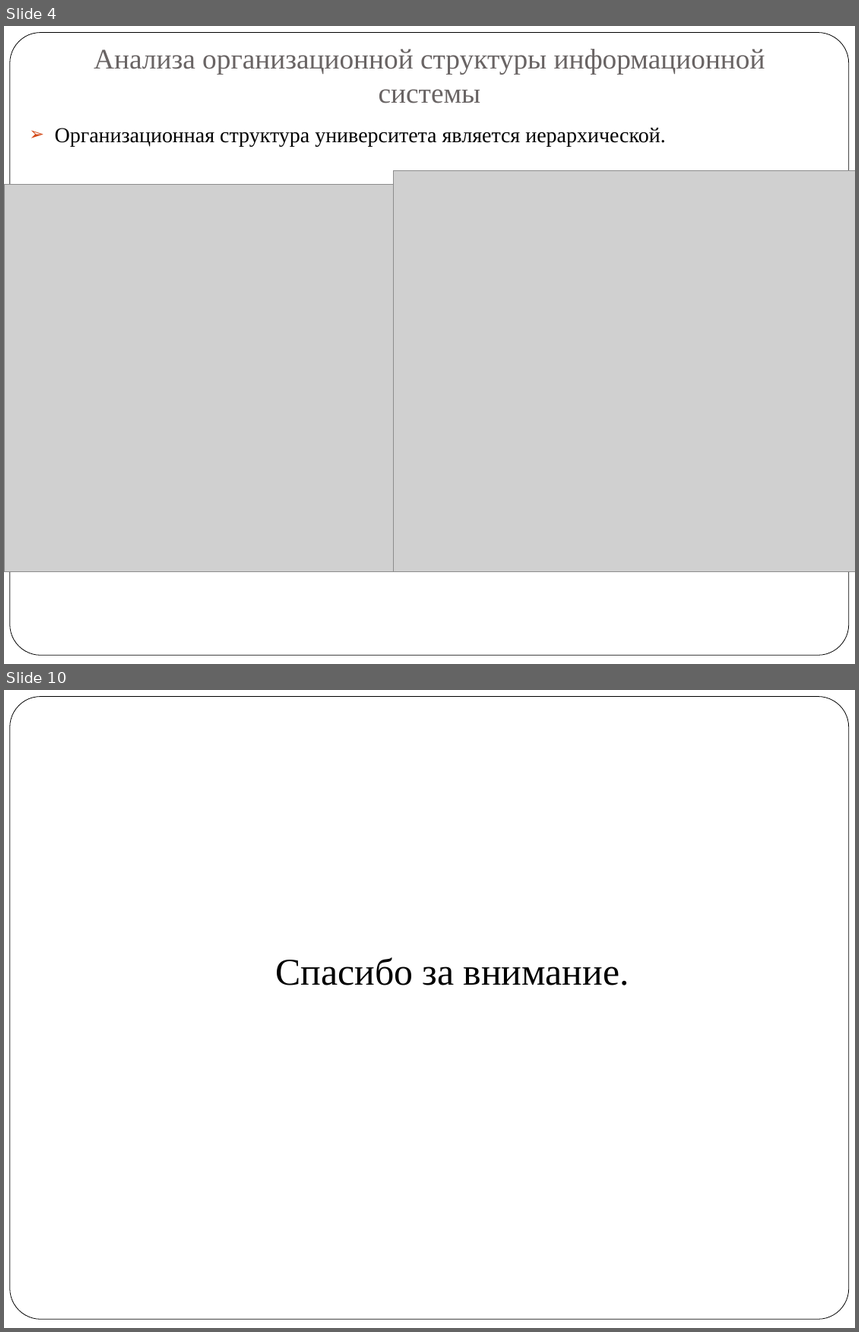
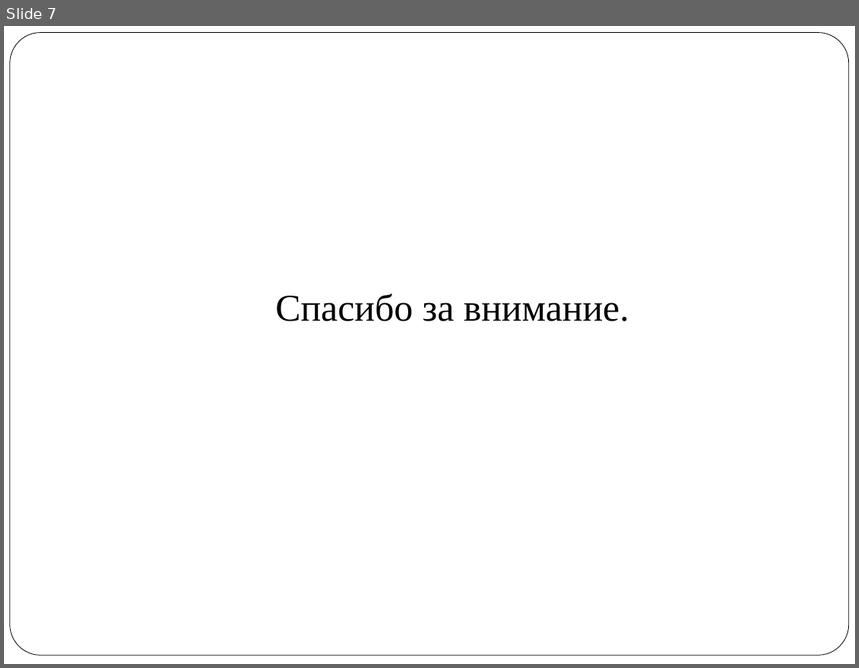
Before and after one commit to vlad324/diploma-rfe, a slide deck: diploma_radkevich.pptx. Shown one above the other, each under a label of ours: slides 4 and 10 before the commit, slide 7 after it; the slides between them are not shown. The pictures are 859x1332 and 859x668 pixels, drawn with LibreOffice and Linux fonts; fonts in the diff are those of the drawing; grey boxes stand for pictures. Boxes give left, top, right and bottom in pixels: in the first picture for what was removed or moved away, otherwise in the second. Text is boxed around its words. In the diff, an @@ line names an element or a change of style, - is before the commit and + after.

```diff
--- a/diploma_radkevich.pptx
+++ b/diploma_radkevich.pptx
@@ slide 4 removed at (4,26,855,664), background #FFFFFF; not listed: 1 template element that a slide beside it also shows @@
@@ title removed at (94,49,766,104) @@
-Анализа организационной структуры информационной системы
@@ text removed at (55,127,665,147) @@
-➢ Организационная структура университета является иерархической.
@@ picture removed at (4,184,467,572) @@
@@ picture removed at (394,170,855,572) @@
@@ what was slide 10 is now slide 7 @@
```
Also in this commit, not shown: 3 slides changed, 3 slides added, 5 other slides removed, 1 other file.
